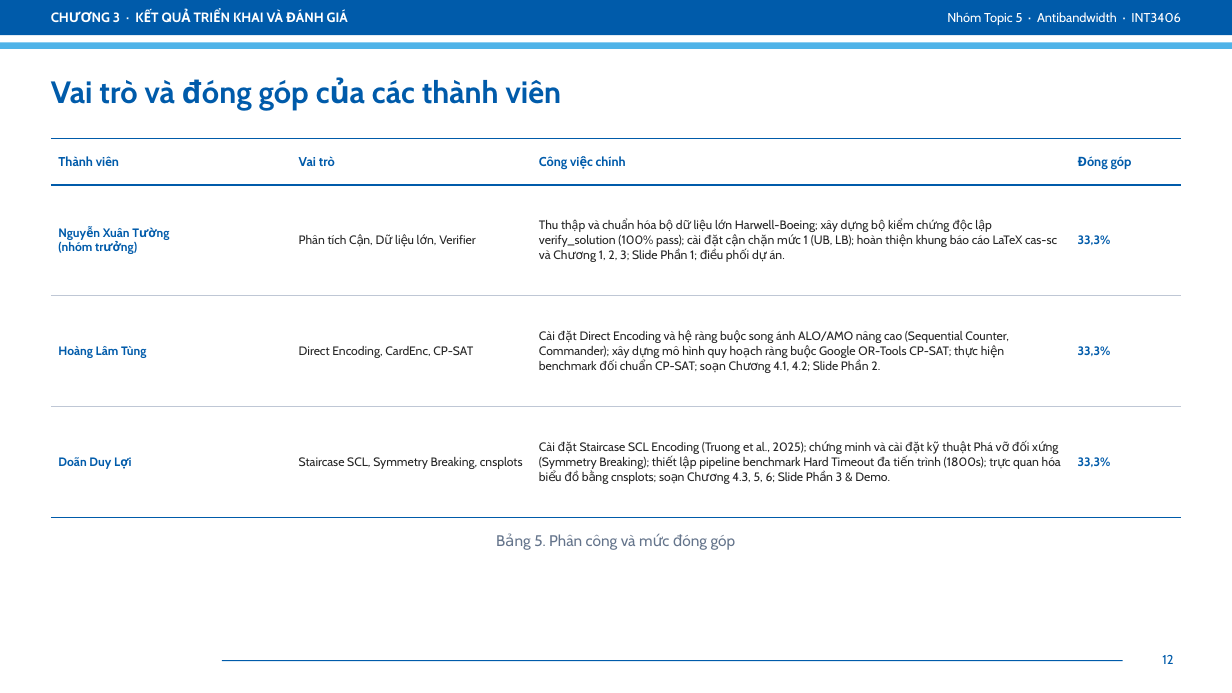
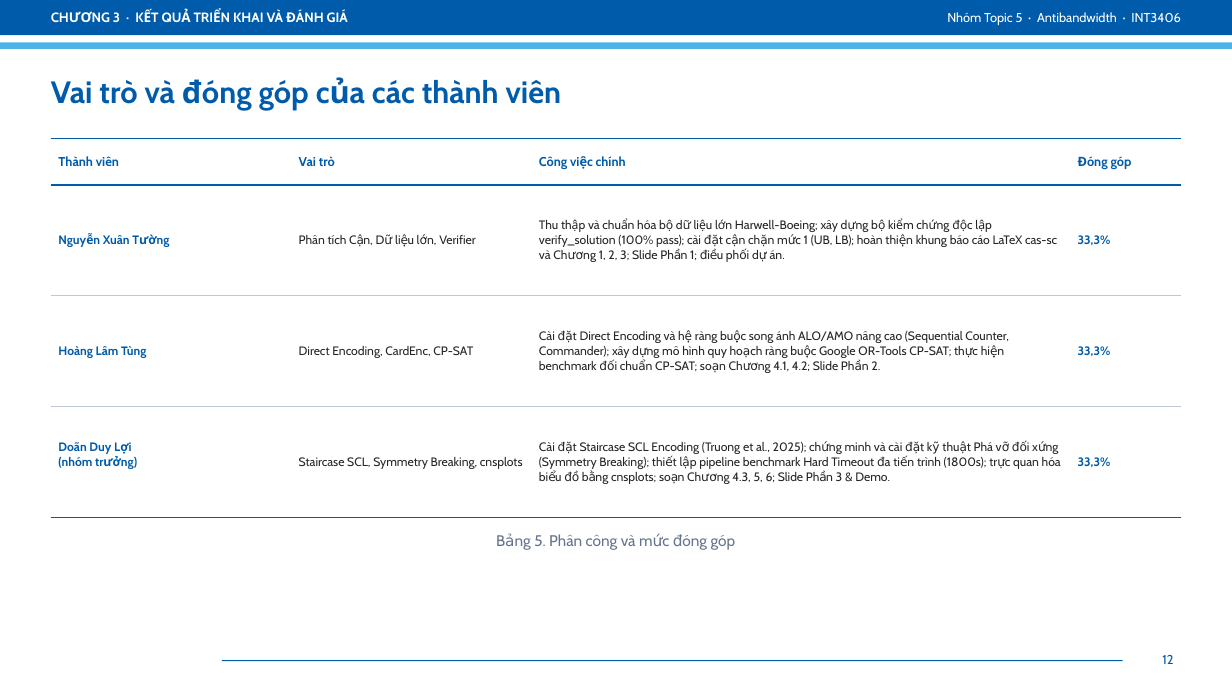
Before and after one commit to LoiDoancode/Antibandwidth_Problem, a slide deck: slide 12 of docs/Slide_ABP.pptx. Drawn at 1232x693 pixels with LibreOffice and Linux fonts; fonts in the diff are those of the drawing; background and template pictures are left out. Boxes give left, top, right and bottom in pixels: in the first picture for what was removed or moved away, otherwise in the second. Text is boxed around its words. In the diff, an @@ line names an element or a change of style, - is before the commit and + after.

```diff
--- a/docs/Slide_ABP.pptx
+++ b/docs/Slide_ABP.pptx
@@ table at (51, 139, 1181, 518) @@
-row 2, column 1: Nguyễn Xuân Tường / (nhóm trưởng)
+row 2, column 1: Nguyễn Xuân Tường
-row 4, column 1: Doãn Duy Lợi
+row 4, column 1: Doãn Duy Lợi / (nhóm trưởng)
```
Also in this commit, not shown: 7 other slides changed, 1 other file.
